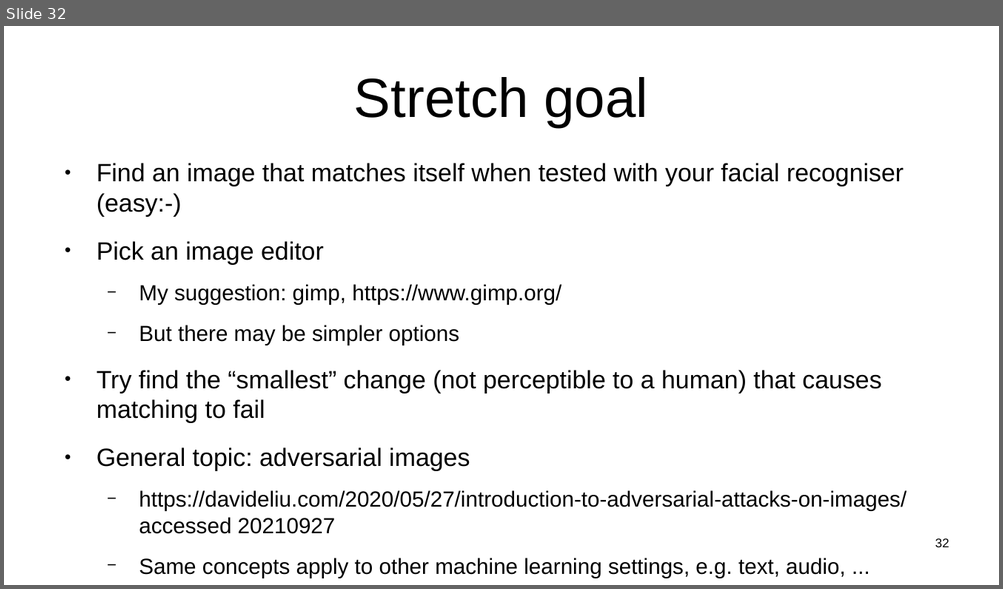
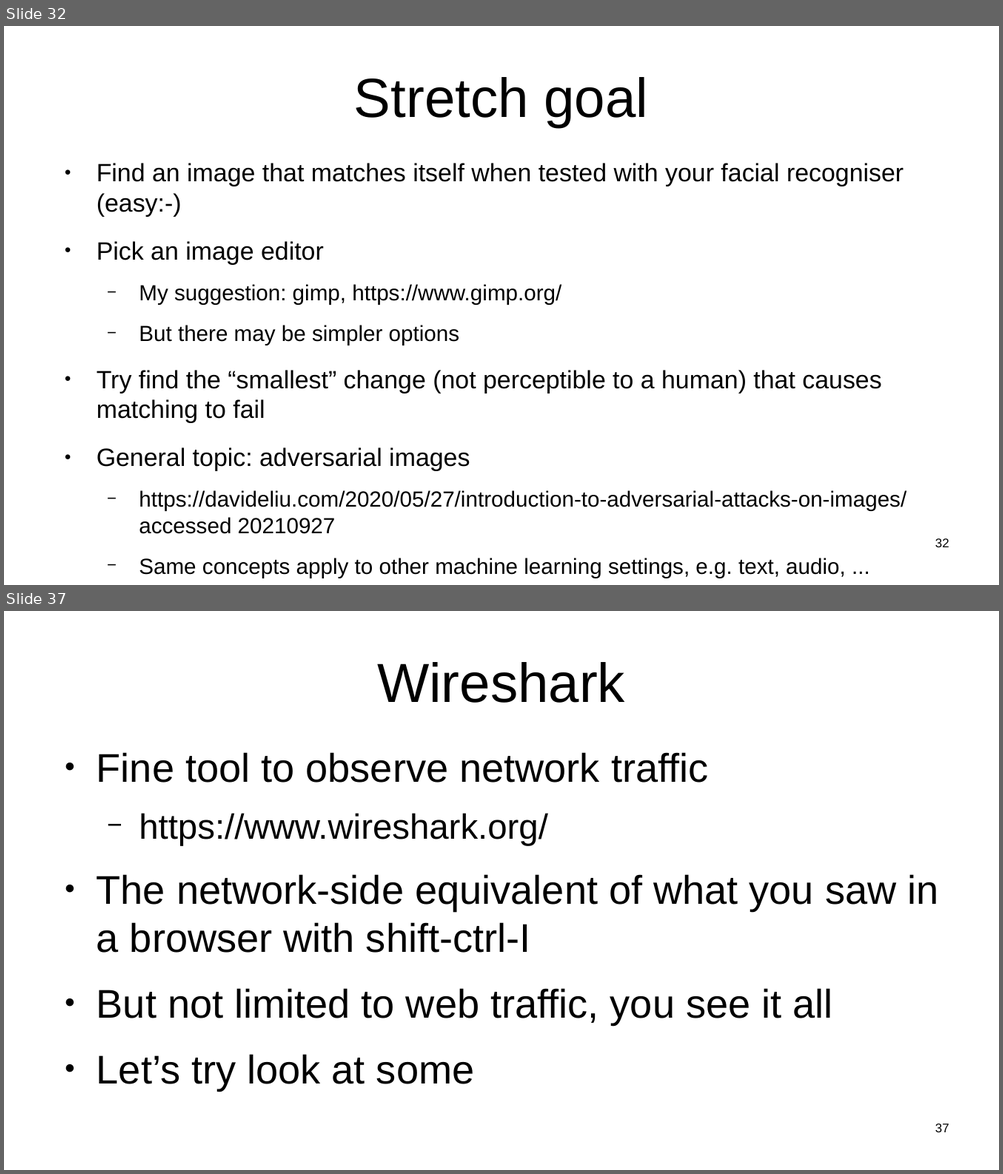
Before and after one commit to sftcd/witidtm, a slide deck: lectures/2021-2022/labs.odp. Shown one above the other, each under a label of ours: slide 32 before the commit, slides 32 and 37 after it; the slides between them are not shown. The pictures are 1003x589 and 1003x1174 pixels, drawn with LibreOffice and Linux fonts; fonts in the diff are those of the drawing. Boxes give left, top, right and bottom in pixels: in the first picture for what was removed or moved away, otherwise in the second. Text is boxed around its words. In the diff, an @@ line names an element or a change of style, - is before the commit and + after.

```diff
--- a/lectures/2021-2022/labs.odp
+++ b/lectures/2021-2022/labs.odp
@@ slide 37 added at [4, 611, 999, 1170], background #FFFFFF @@
@@ title added at [377, 662, 625, 703], 44 pt, text #000000 @@
+Wireshark
@@ text added at [96, 752, 939, 1085], 32 pt, text #000000 @@
+● Fine tool to observe network traffic
+  − https://www.wireshark.org/
+● The network-side equivalent of what you saw in a browser with shift-ctrl-I
+● But not limited to web traffic, you see it all
+● Let’s try look at some
@@ page number added at [935, 1124, 949, 1133], 10 pt, text #000000 @@
+37
```
Also in this commit, not shown: 10 other slides added, 3 other files.
